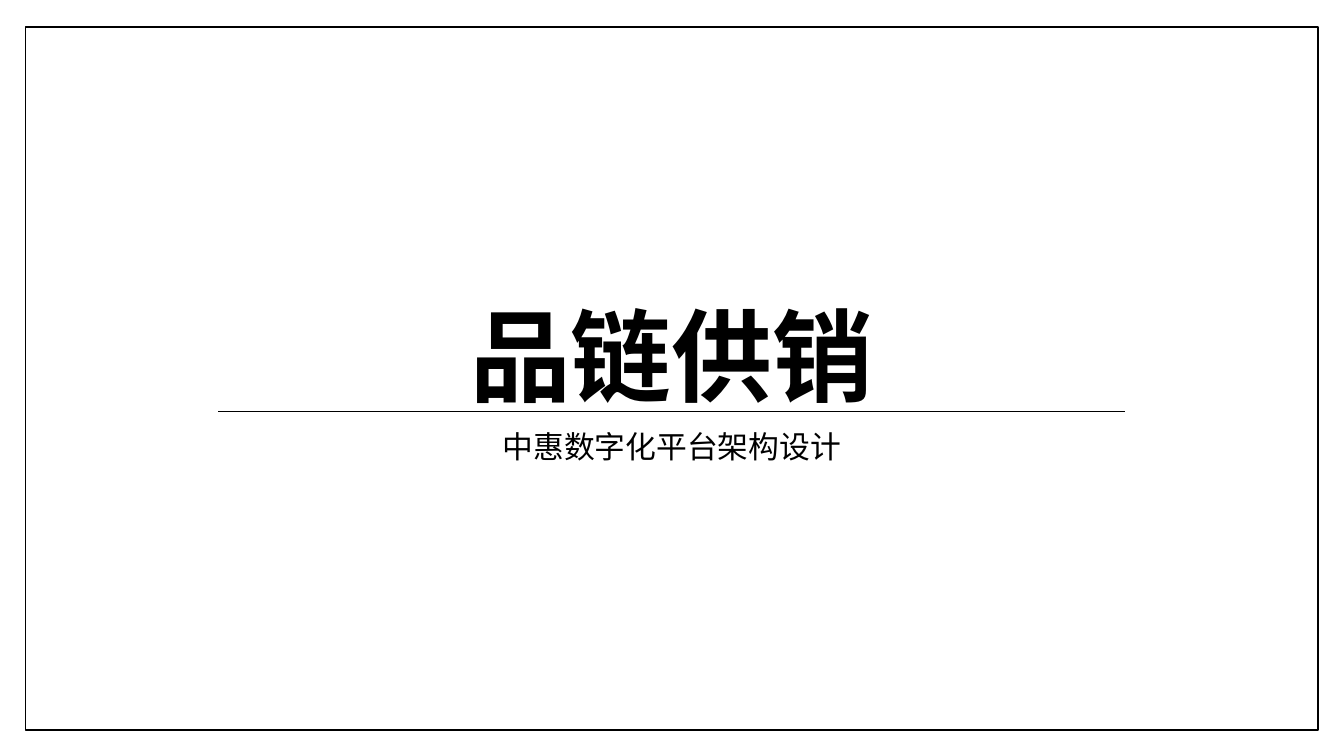
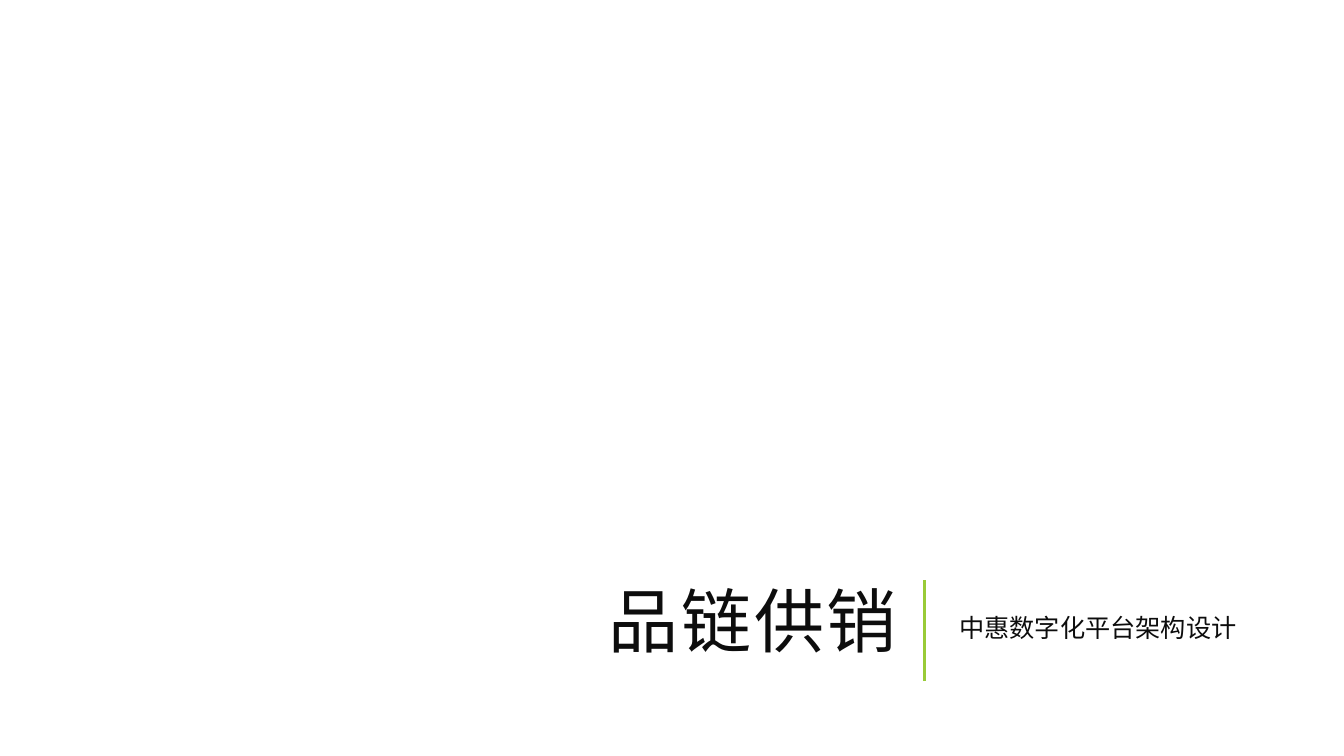
Before and after one commit to jzgi/chainsmart, a slide deck: slide 1 of Docs/品链供销.pptx. Drawn at 1344x756 pixels with LibreOffice and Linux fonts; fonts in the diff are those of the drawing; background and template pictures are left out. Boxes give left, top, right and bottom in pixels: in the first picture for what was removed or moved away, otherwise in the second. Text is boxed around its words. In the diff, an @@ line names an element or a change of style, - is before the commit and + after.

```diff
--- a/Docs/品链供销.pptx
+++ b/Docs/品链供销.pptx
@@ rectangle removed at [25, 27, 1318, 730] @@
@@ line removed from (218, 411) to (1125, 411) @@
@@ title "品链供销": place and size @@
-title "品链供销" at [470, 308, 873, 412]
+title "品链供销" at [608, 588, 896, 653]
@@ title "品链供销" at [608, 588, 896, 653]: size 72 to 50 pt, text colour #000000 to #0D0D0D, letter spacing 0 to 2 pt, bold off; alignment centre to right; line spacing 0.85 to 0.8; vertical alignment bottom to middle @@
@@ subtitle "中惠数字化平台架构设计": place and size @@
-subtitle "中惠数字化平台架构设计" at [503, 432, 841, 461]
+subtitle "中惠数字化平台架构设计" at [959, 615, 1236, 639]
@@ subtitle "中惠数字化平台架构设计" at [959, 615, 1236, 639]: size 22 to 18 pt, font Cabin to Calibri, text colour #000000 to #0D0D0D; alignment centre to left; line spacing 0.9 to 1; less space between paragraphs; vertical alignment top to middle @@
@@ line added from (925, 682) to (925, 581), #99CB38 1.5 pt @@
```
Also in this commit, not shown: 27 other slides changed, 28 other files.
